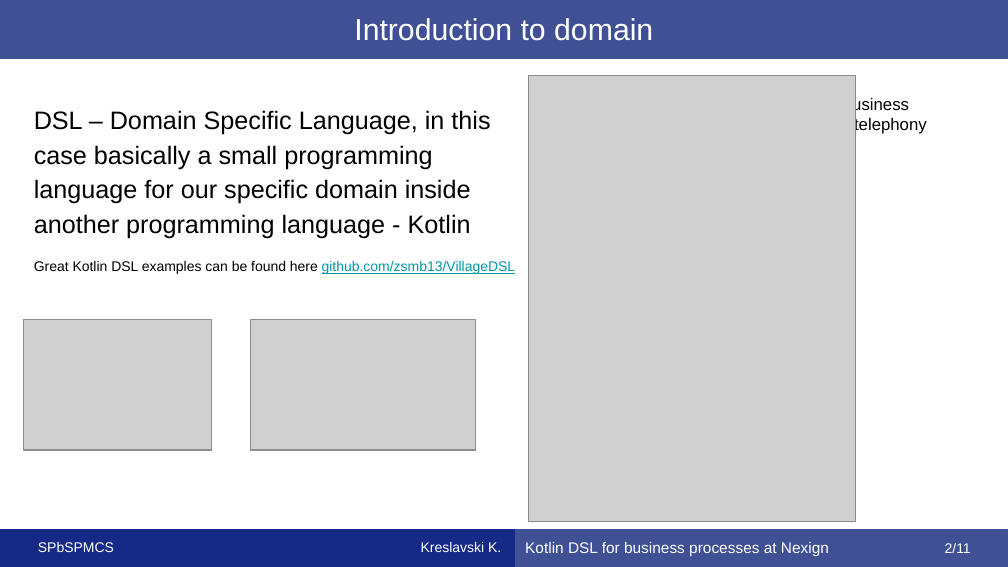
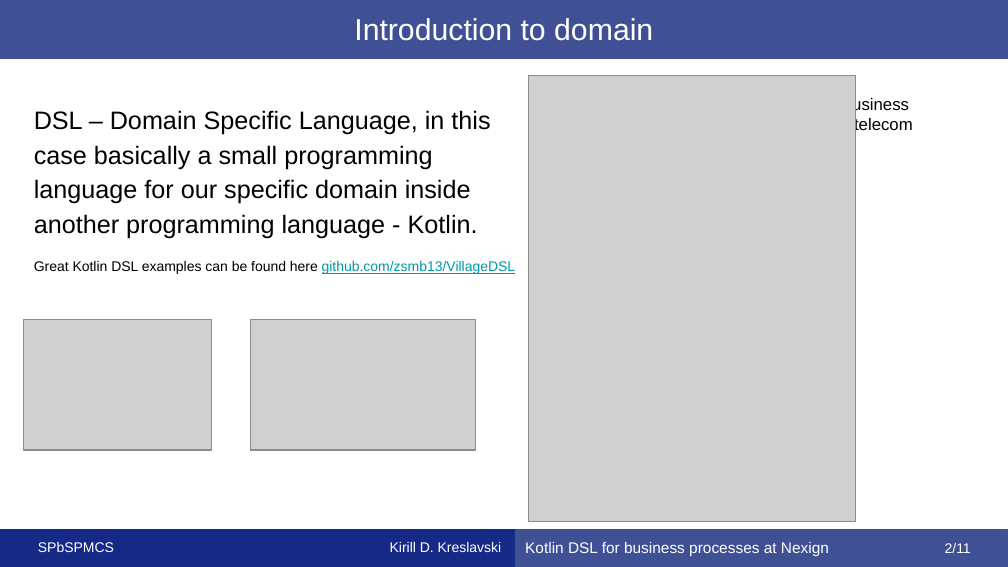
Before and after one commit to KreslavskiKD/nexign-kotlin-bp, a slide deck: slide 2 of other/2 sem/research_proposal/presentation/Research Proposal Nexign.pptx. Drawn at 1008x567 pixels with LibreOffice and Linux fonts; fonts in the diff are those of the drawing; grey boxes stand for pictures. Boxes give left, top, right and bottom in pixels: in the first picture for what was removed or moved away, otherwise in the second. Text is boxed around its words. In the diff, an @@ line names an element or a change of style, - is before the commit and + after.

```diff
--- a/other/2 sem/research_proposal/presentation/Research Proposal Nexign.pptx
+++ b/other/2 sem/research_proposal/presentation/Research Proposal Nexign.pptx
@@ text at <box>34,110,490,239</box>: text changed @@
-DSL – Domain Specific Language, in this case basically a small programming language for our specific domain inside another programming language - Kotlin
+DSL – Domain Specific Language, in this case basically a small programming language for our specific domain inside another programming language - Kotlin.
@@ text at <box>843,96,913,134</box>: text changed @@
-Example business process in telephony
+Example business process in telecom
@@ text in rectangle at <box>390,542,502,552</box>: text changed @@
-Kreslavski K.
+Kirill D. Kreslavski
```
Also in this commit, not shown: 10 other slides changed, 2 other files.
